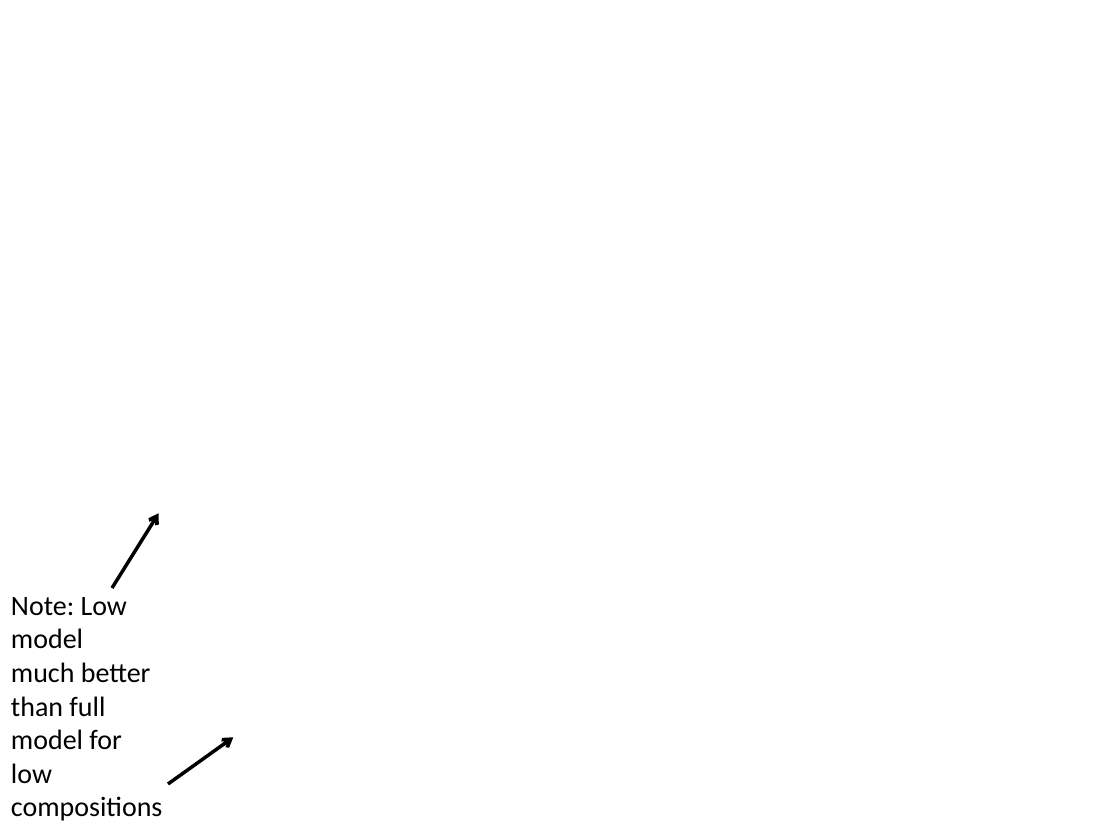
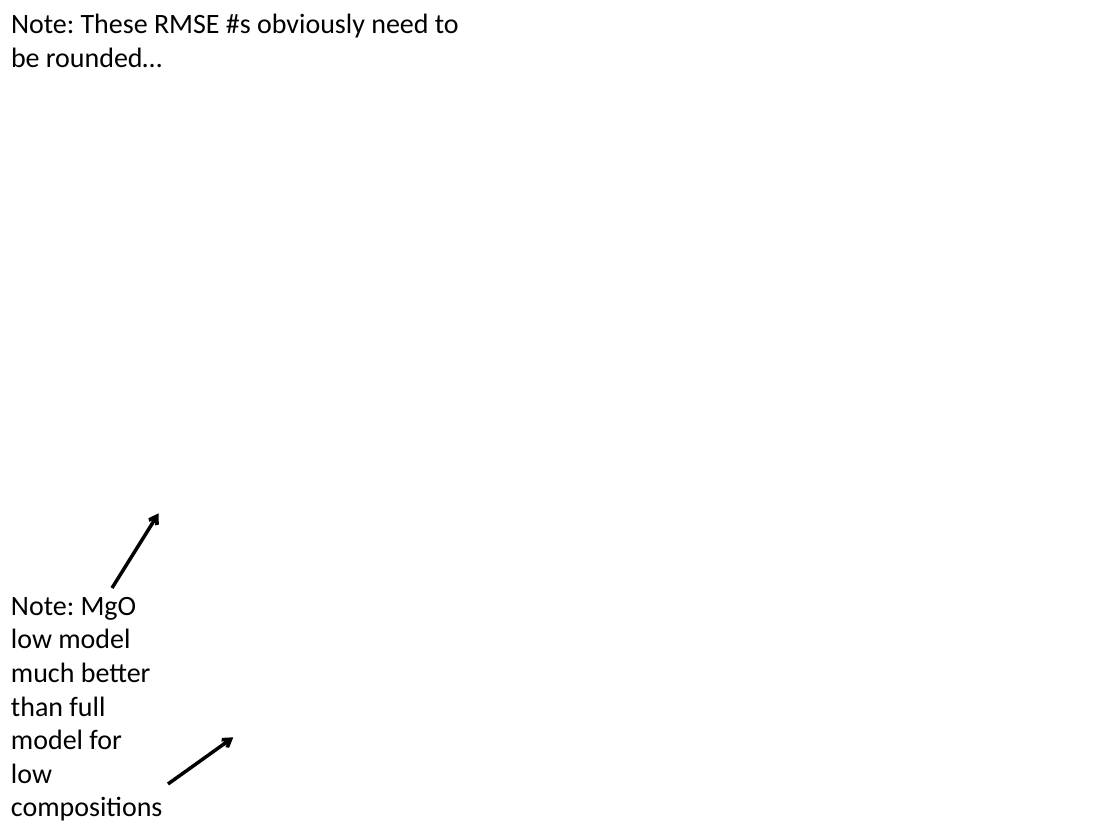
Before and after one commit to freesiemens/Working, a slide deck: slide 8 of ChemCam PLS1 Sub-Model Calibration.pptx (slide 7 before the commit). Drawn at 1120x840 pixels with LibreOffice and Linux fonts; fonts in the diff are those of the drawing; background and template pictures are left out. Boxes give left, top, right and bottom in pixels: in the first picture for what was removed or moved away, otherwise in the second. Text is boxed around its words. In the diff, an @@ line names an element or a change of style, - is before the commit and + after.

Commit message:
re-do MgO calcs to get RMSE cal plots

```diff
--- a/ChemCam PLS1 Sub-Model Calibration.pptx
+++ b/ChemCam PLS1 Sub-Model Calibration.pptx
@@ text added at (11,13,459,68), 18 pt, text #000000 @@
+Note: These RMSE #s obviously need to be rounded…
@@ text at (11,597,137,649): text changed @@
-Note: Low model
+Note: MgO low model
```
Also in this commit, not shown: 3 other slides changed, 3 slides added, 2 slides removed, 4 other files.
